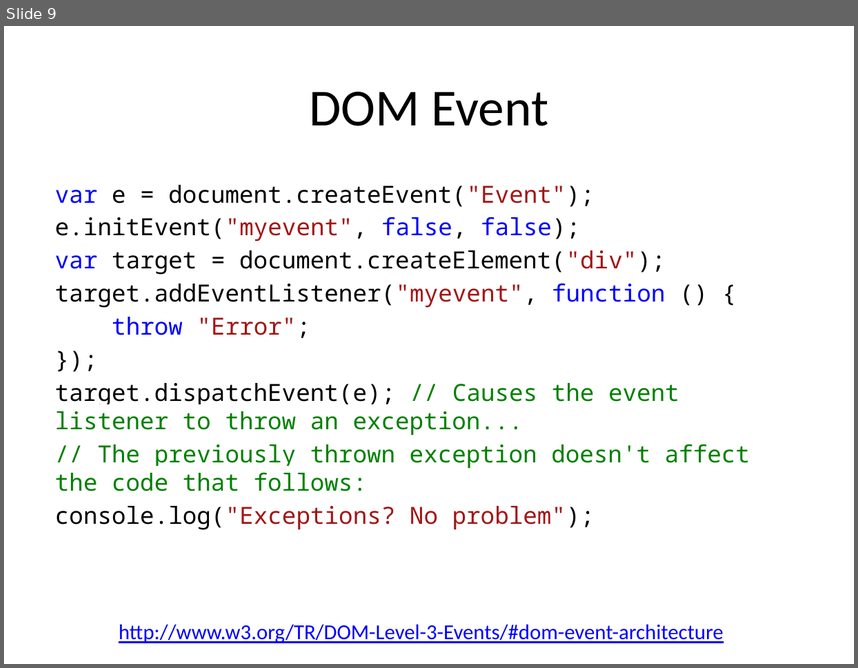
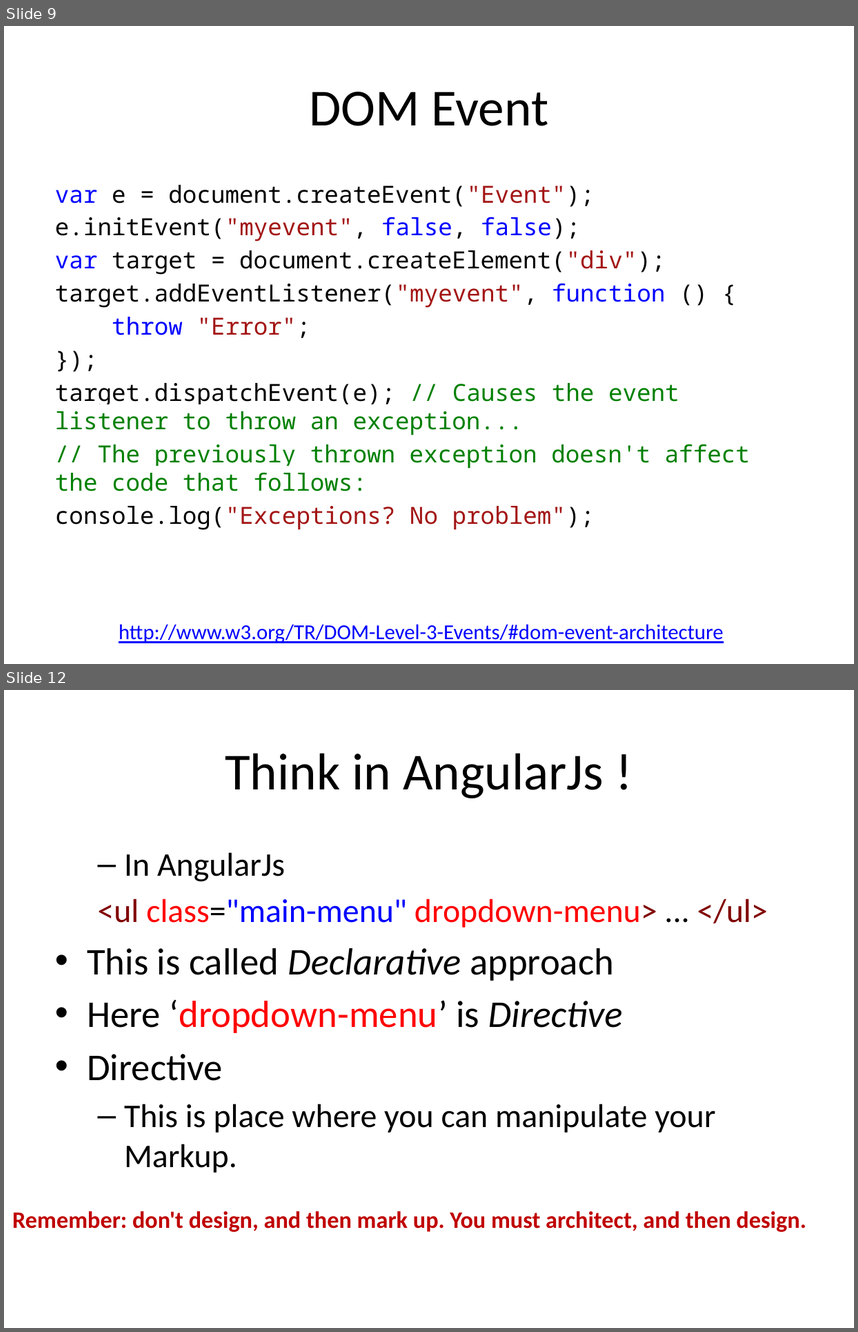
Before and after one commit to tasnim-reza/angularjs-class, a slide deck: class-2-Basic AngularJs/slides/basic angularjs.pptx. Shown one above the other, each under a label of ours: slide 9 before the commit, slides 9 and 12 after it; the slides between them are not shown. The pictures are 858x668 and 858x1332 pixels, drawn with LibreOffice and Linux fonts; fonts in the diff are those of the drawing. Boxes give left, top, right and bottom in pixels: in the first picture for what was removed or moved away, otherwise in the second. Text is boxed around its words. In the diff, an @@ line names an element or a change of style, - is before the commit and + after.

Commit message:
added further slide contents for class-2

```diff
--- a/class-2-Basic AngularJs/slides/basic angularjs.pptx
+++ b/class-2-Basic AngularJs/slides/basic angularjs.pptx
@@ slide 12 added at (x1=4, y1=690, x2=854, y2=1328), background #FFFFFF @@
@@ title added at (x1=225, y1=753, x2=604, y2=798), 44 pt, text #000000 @@
+Think in AngularJs !
@@ text added at (x1=87, y1=852, x2=768, y2=1172), 28 pt, text #000000 @@
+  – In AngularJs
+  <ul class="main-menu" dropdown-menu> ... </ul>
+• This is called Declarative approach
+• Here ‘dropdown-menu’ is Directive
+• Directive
+  – This is place where you can manipulate your Markup.
@@ text added at (x1=12, y1=1211, x2=806, y2=1232), 20 pt, text #C00000, bold @@
+Remember: don't design, and then mark up. You must architect, and then design.
```
Also in this commit, not shown: 1 slide changed, 26 other slides added, 8 other files.
